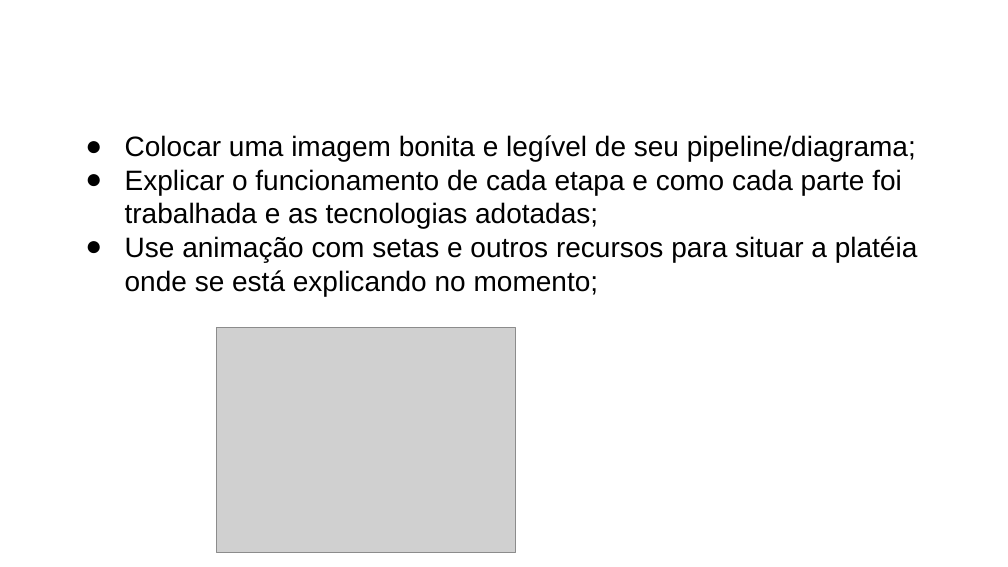
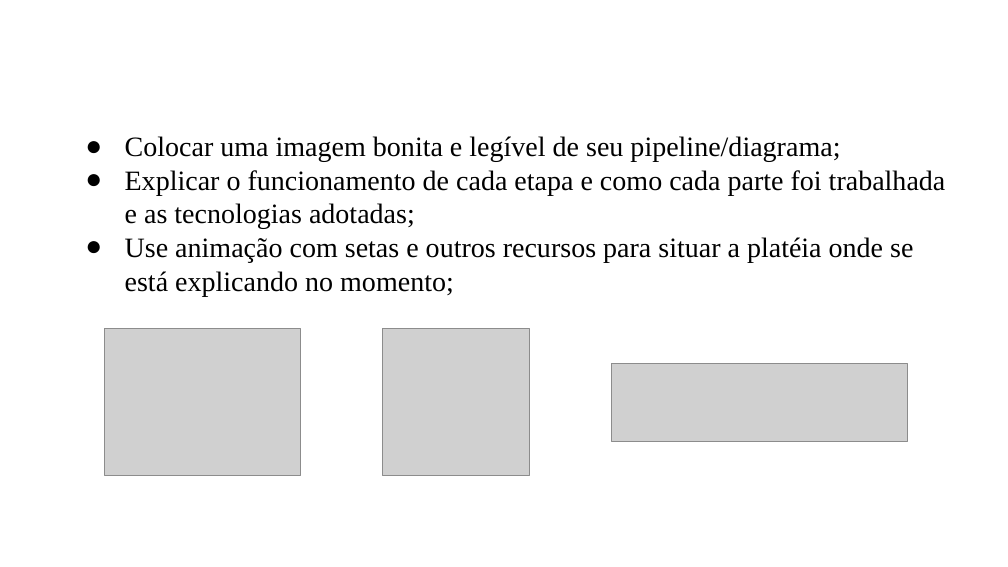
Before and after one commit to NicolasSuzuki/Sing-Language-Translate, a slide deck: slide 5 of Cópia de presentation_template_WIA.pptx. Drawn at 1008x567 pixels with LibreOffice and Linux fonts; fonts in the diff are those of the drawing; grey boxes stand for pictures; background and template pictures are left out. Boxes give left, top, right and bottom in pixels: in the first picture for what was removed or moved away, otherwise in the second. Text is boxed around its words. In the diff, an @@ line names an element or a change of style, - is before the commit and + after.

```diff
--- a/Cópia de presentation_template_WIA.pptx
+++ b/Cópia de presentation_template_WIA.pptx
@@ text "Colocar uma imagem bonita e ..." at (x1=125, y1=136, x2=946, y2=296): font Arial to Times New Roman @@
@@ picture added at (x1=105, y1=329, x2=300, y2=476) @@
@@ picture removed at (x1=216, y1=328, x2=515, y2=552) @@
@@ picture added at (x1=382, y1=329, x2=529, y2=476) @@
@@ picture added at (x1=611, y1=364, x2=907, y2=442) @@
```
Also in this commit, not shown: 6 other slides changed, 2 slides added, 4 slides removed.
